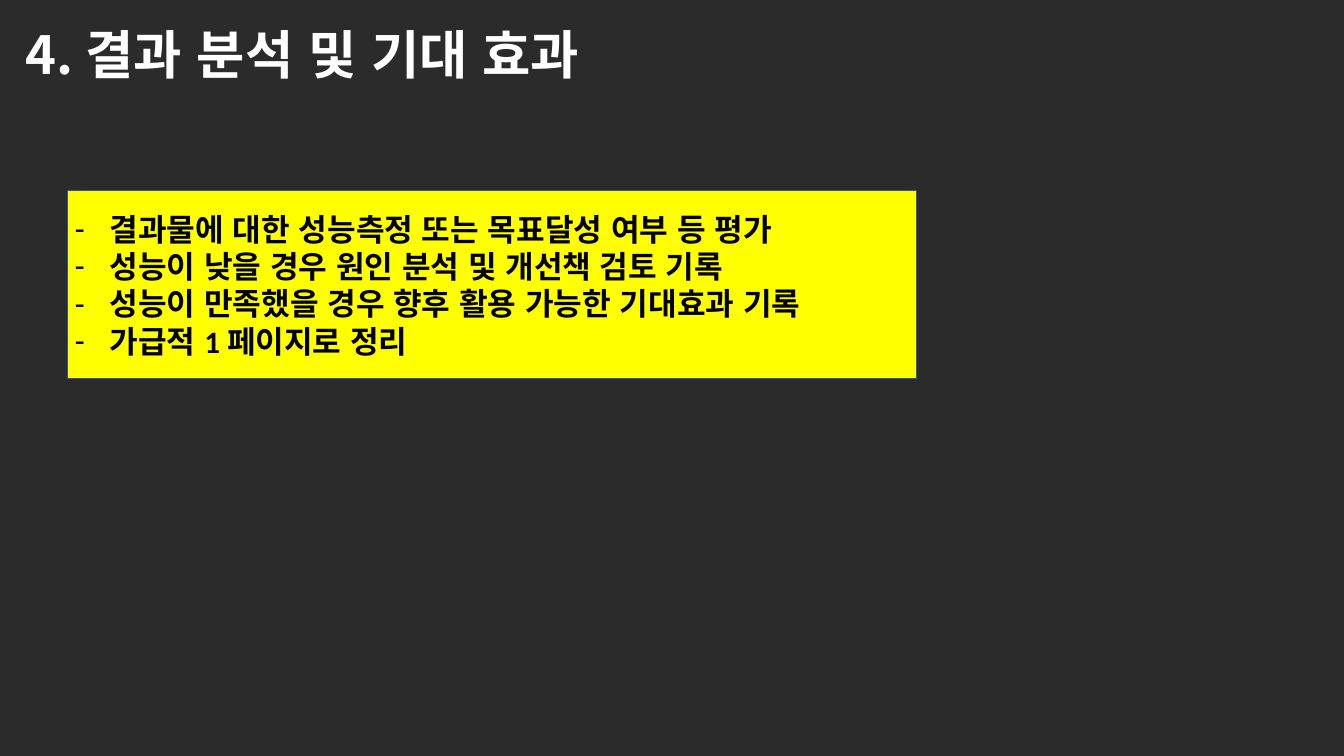
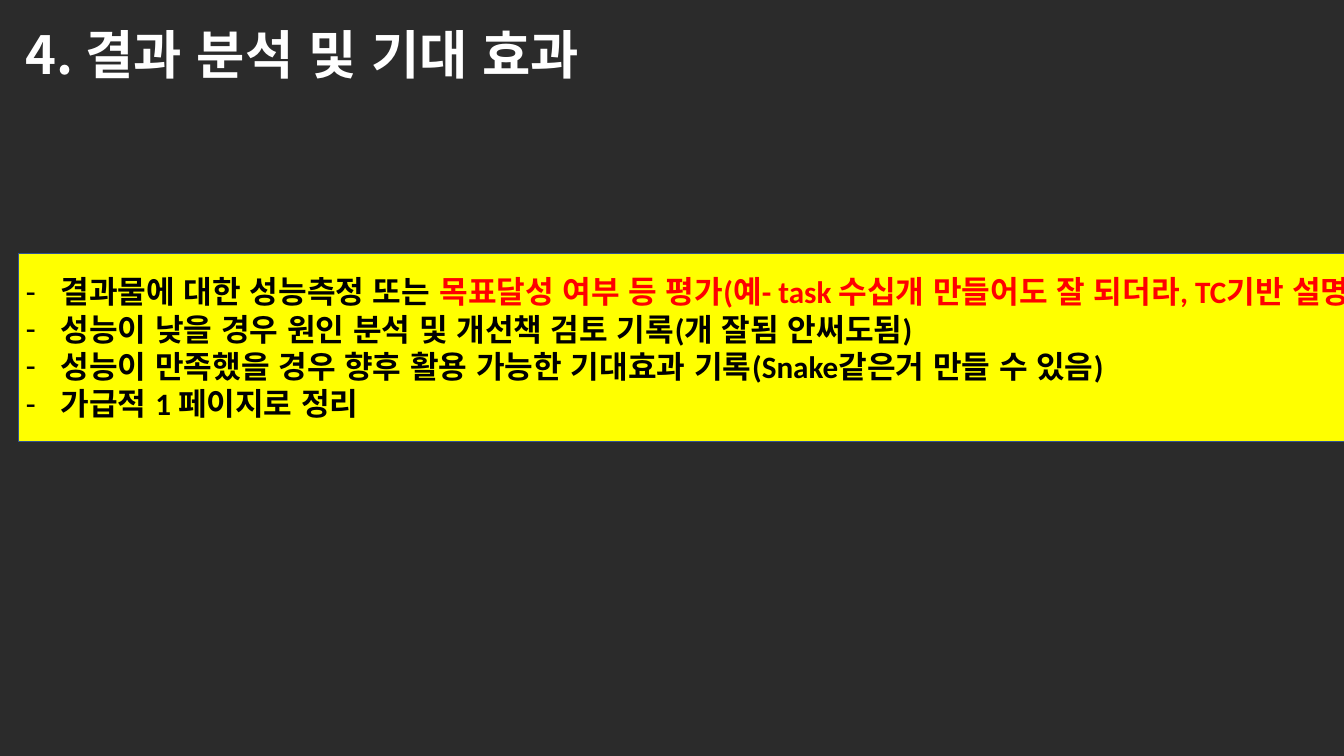
Before and after one commit to plat320/SWBootCamp7, a slide deck: slide 6 of 부트캠프_07기_RTOS_1팀(김정진, 김소연, 심훈, 이성훈)_최종보고서.pptx. Drawn at 1344x756 pixels with LibreOffice and Linux fonts; fonts in the diff are those of the drawing; background and template pictures are left out; a plain dark background stands for a picture behind light text. Boxes give left, top, right and bottom in pixels: in the first picture for what was removed or moved away, otherwise in the second. Text is boxed around its words. In the diff, an @@ line names an element or a change of style, - is before the commit and + after.

```diff
--- a/부트캠프_07기_RTOS_1팀(김정진, 김소연, 심훈, 이성훈)_최종보고서.pptx
+++ b/부트캠프_07기_RTOS_1팀(김정진, 김소연, 심훈, 이성훈)_최종보고서.pptx
@@ rectangle "결과물에 대한 성능측정 또는 목표달성 ...": place and size @@
-rectangle "결과물에 대한 성능측정 또는 목표달성 ..." at <box>68,190,917,379</box>
+rectangle "결과물에 대한 성능측정 또는 목표달성 ..." at <box>19,253,1344,442</box>
@@ text in rectangle at <box>61,277,1344,383</box>: text changed @@
-– 결과물에 대한 성능측정 또는 목표달성 여부 등 평가
-– 성능이 낮을 경우 원인 분석 및 개선책 검토 기록
-– 성능이 만족했을 경우 향후 활용 가능한 기대효과 기록
+– 결과물에 대한 성능측정 또는 목표달성 여부 등 평가(예- task 수십개 만들어도 잘 되더라, TC기반 설명)
+– 성능이 낮을 경우 원인 분석 및 개선책 검토 기록(개 잘됨 안써도됨)
+– 성능이 만족했을 경우 향후 활용 가능한 기대효과 기록(Snake같은거 만들 수 있음)
```
Also in this commit, not shown: 6 other slides changed, 15 other files.
